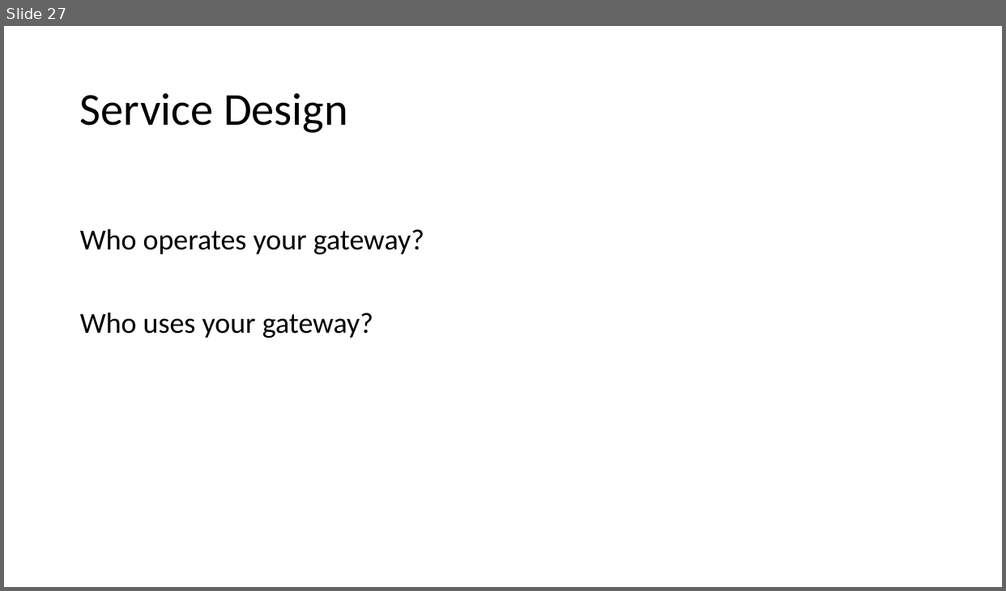
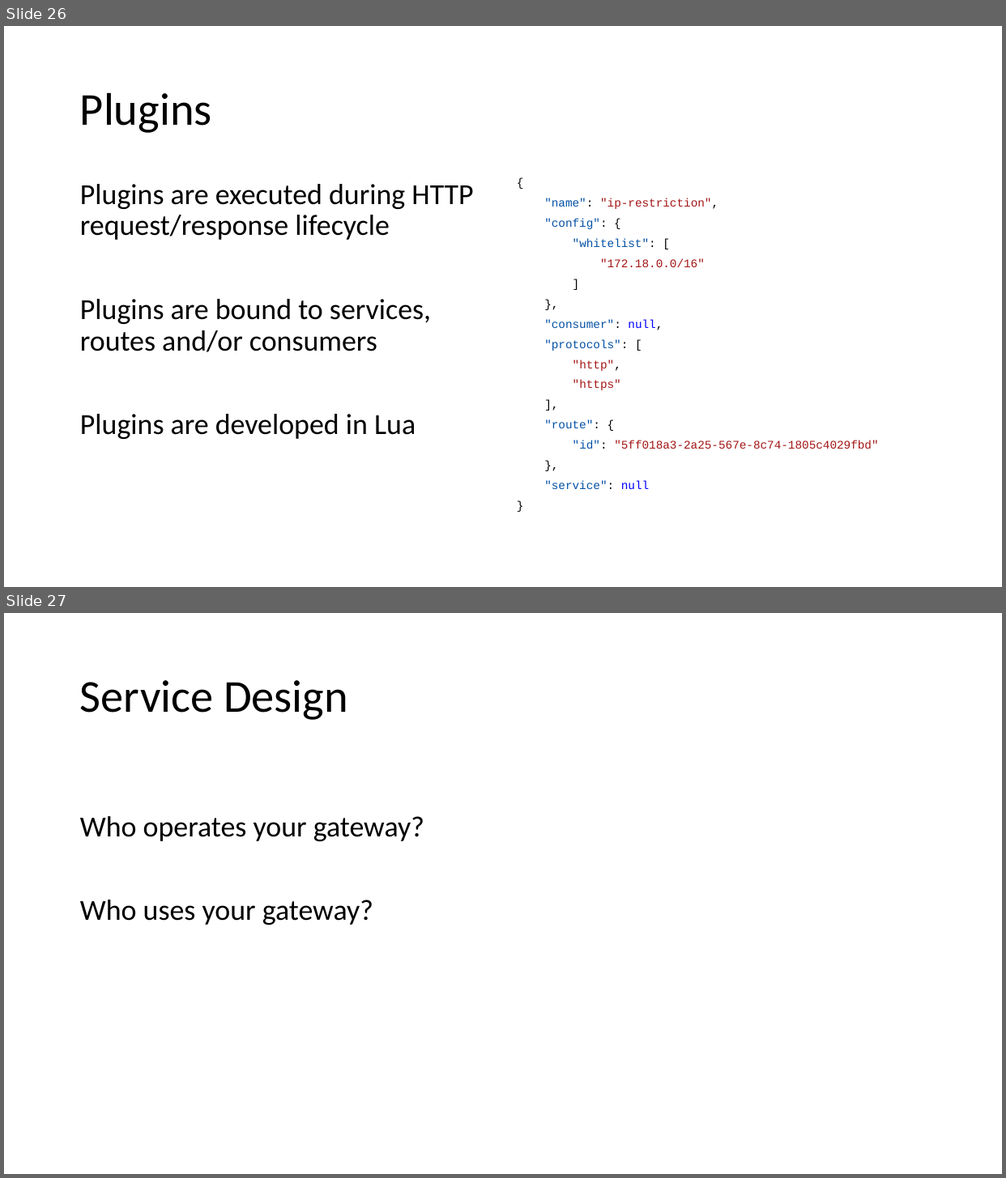
Before and after one commit to danielwagn3r/apimgmt-workshop, a slide deck: API Gateway.pptx. Shown one above the other, each under a label of ours: slide 27 before the commit, slides 26 and 27 after it. The pictures are 1006x591 and 1006x1178 pixels, drawn with LibreOffice and Linux fonts; fonts in the diff are those of the drawing. Boxes give left, top, right and bottom in pixels: in the first picture for what was removed or moved away, otherwise in the second. Text is boxed around its words. In the diff, an @@ line names an element or a change of style, - is before the commit and + after.

Commit message:
Added Plugins description.

```diff
--- a/API Gateway.pptx
+++ b/API Gateway.pptx
@@ slide 26 added at [4,26,1002,587], background #FFFFFF @@
@@ title added at [80,92,212,133], 44 pt, text #000000 @@
+Plugins
@@ text added at [80,184,473,439], 28 pt, text #000000 @@
+Plugins are executed during HTTP request/response lifecycle
+Plugins are bound to services, routes and/or consumers
+Plugins are developed in Lua
@@ text added at [544,199,878,489], 11.2 pt, text #A31515 @@
+{
+"name": "ip-restriction",
+"config": {
+"whitelist": [
+"172.18.0.0/16"
+]
+},
+"consumer": null,
+"protocols": [
+"http",
+"https"
+],
+"route": {
+"id": "5ff018a3-2a25-567e-8c74-1805c4029fbd"
+},
+"service": null
+}
```
Also in this commit, not shown: 6 slides changed, 1 slide removed.
